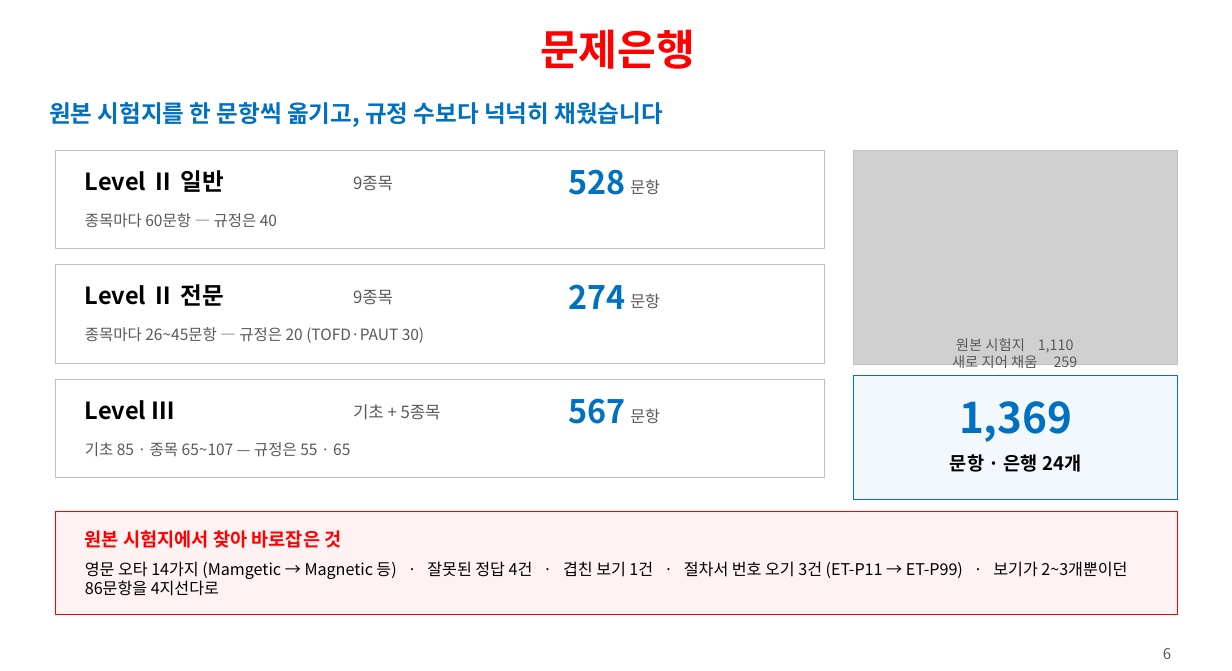
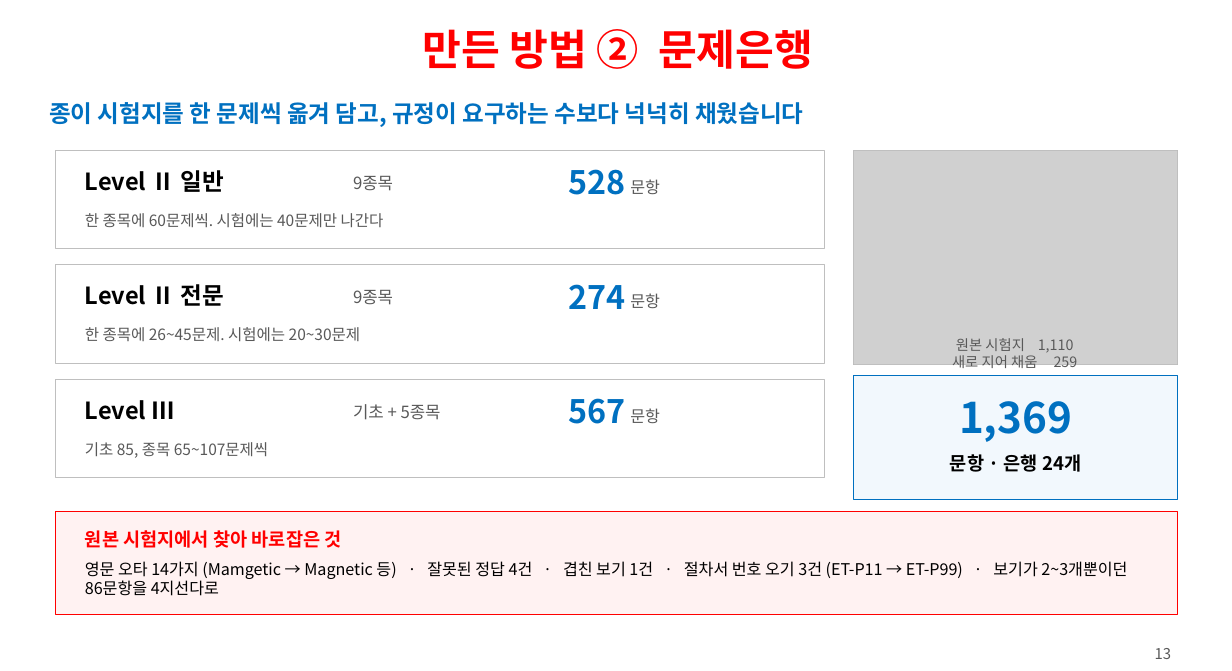
Before and after one commit to ys1277-sys/HIENDT-CBT, a slide deck: slide 13 of docs/발표자료-CBT-2026-08.pptx (slide 6 before the commit). Drawn at 1232x671 pixels with LibreOffice and Linux fonts; fonts in the diff are those of the drawing; grey boxes stand for pictures. Boxes give left, top, right and bottom in pixels: in the first picture for what was removed or moved away, otherwise in the second. Text is boxed around its words. In the diff, an @@ line names an element or a change of style, - is before the commit and + after.

```diff
--- a/docs/발표자료-CBT-2026-08.pptx
+++ b/docs/발표자료-CBT-2026-08.pptx
@@ text at <box>422,29,813,69</box>: text changed @@
-문제은행
+만든 방법 ② 문제은행
@@ text at <box>49,102,803,127</box>: text changed @@
-원본 시험지를 한 문항씩 옮기고, 규정 수보다 넉넉히 채웠습니다
+종이 시험지를 한 문제씩 옮겨 담고, 규정이 요구하는 수보다 넉넉히 채웠습니다
@@ text at <box>85,213,384,227</box>: text changed @@
-종목마다 60문항 — 규정은 40
+한 종목에 60문제씩. 시험에는 40문제만 나간다
@@ text at <box>85,327,361,341</box>: text changed @@
-종목마다 26~45문항 — 규정은 20 (TOFD·PAUT 30)
+한 종목에 26~45문제. 시험에는 20~30문제
@@ text at <box>85,442,268,458</box>: text changed @@
-기초 85 · 종목 65~107 — 규정은 55 · 65
+기초 85, 종목 65~107문제씩
@@ text at <box>1155,648,1171,659</box>: text changed @@
-6
+13
```
Also in this commit, not shown: 18 other slides changed, 1 other file.
